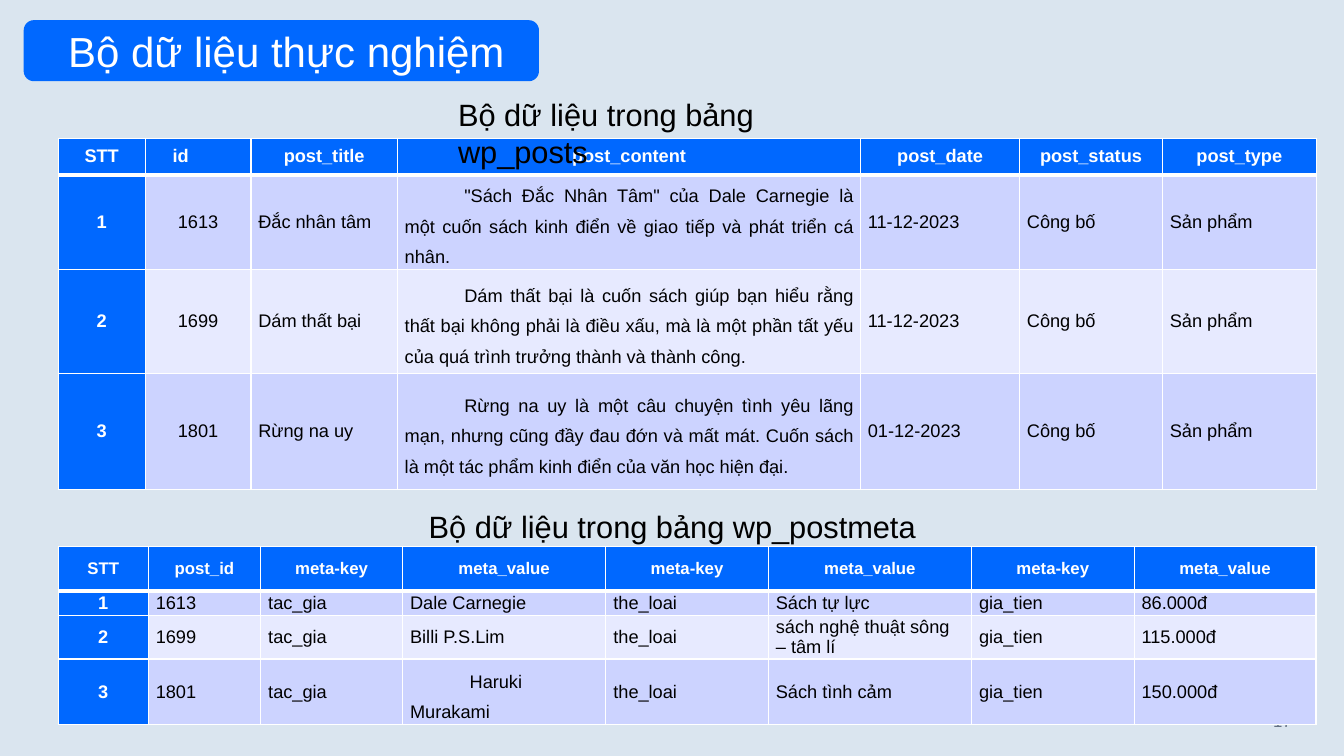
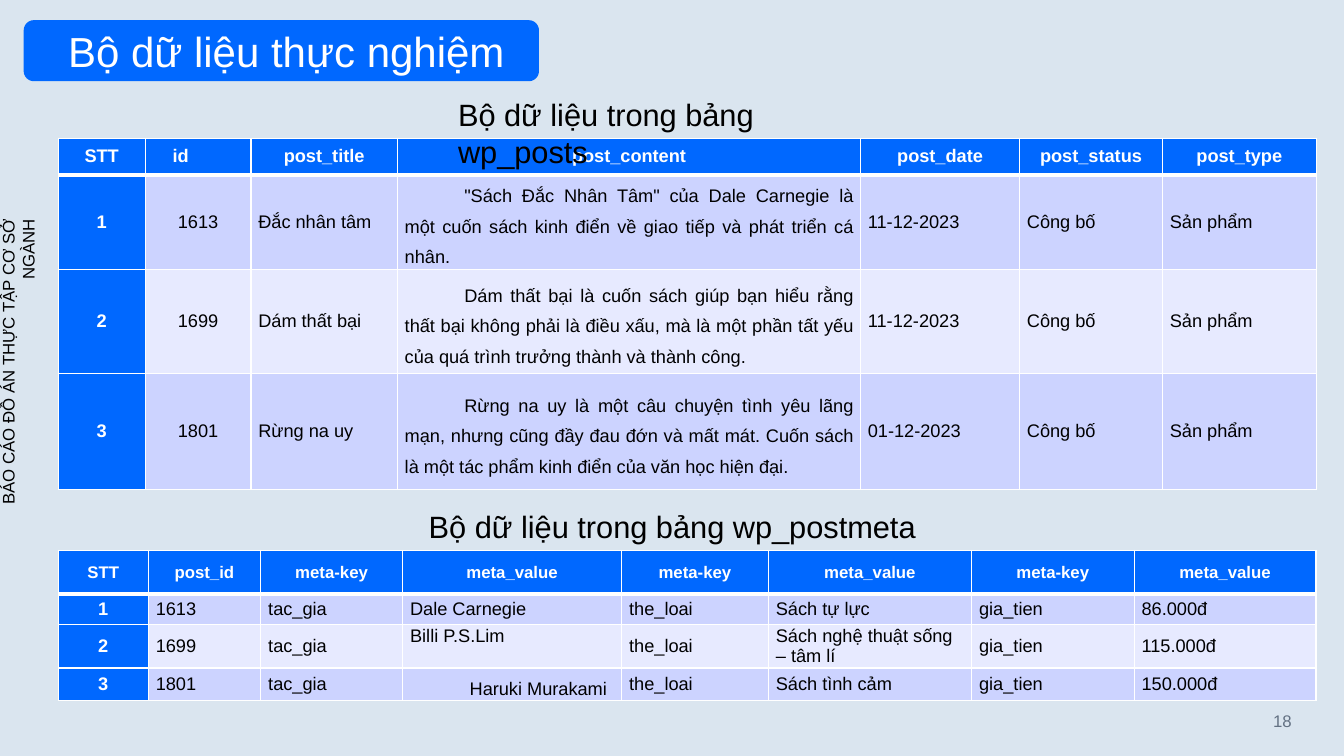
Before and after one commit to TrangThanhHieu/csn-da21ttb-trangthanhhieu-timhieuvathietkewebminhhoa-wordpress, a slide deck: slide 18 of thesis/csn-da21ttb-TrangThanhHieu.pptx (slide 17 before the commit). Drawn at 1344x756 pixels with LibreOffice and Linux fonts; fonts in the diff are those of the drawing. Boxes give left, top, right and bottom in pixels: in the first picture for what was removed or moved away, otherwise in the second. Text is boxed around its words. In the diff, an @@ line names an element or a change of style, - is before the commit and + after.

```diff
--- a/thesis/csn-da21ttb-TrangThanhHieu.pptx
+++ b/thesis/csn-da21ttb-TrangThanhHieu.pptx
@@ text added at [0,221,39,503], 12 pt, text #000000 @@
+BÁO CÁO ĐỒ ÁN THỰC TẬP CƠ SỞ NGÀNH
@@ table at [58,551,1317,699] @@
-row 3, column 6: sách nghệ thuật sông – tâm lí
+row 3, column 6: Sách nghệ thuật sống – tâm lí
@@ alignment justified to left @@
@@ table: place and size @@
-table at [58,546,1317,722]
+table at [58,551,1317,699]
@@ page number at [1273,715,1292,727]: text changed @@
-17
+18
```
Also in this commit, not shown: 7 other slides changed, 3 slides added, 1 slide removed, 1 other file.
